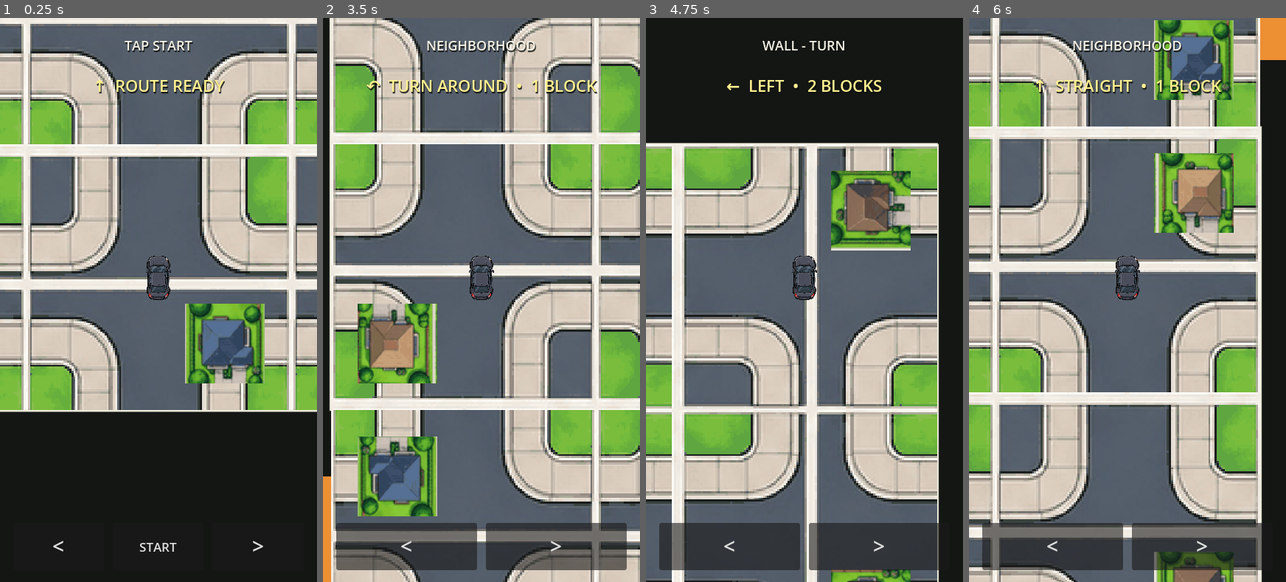
Above: before the commit, frames 1-4 (left to right).
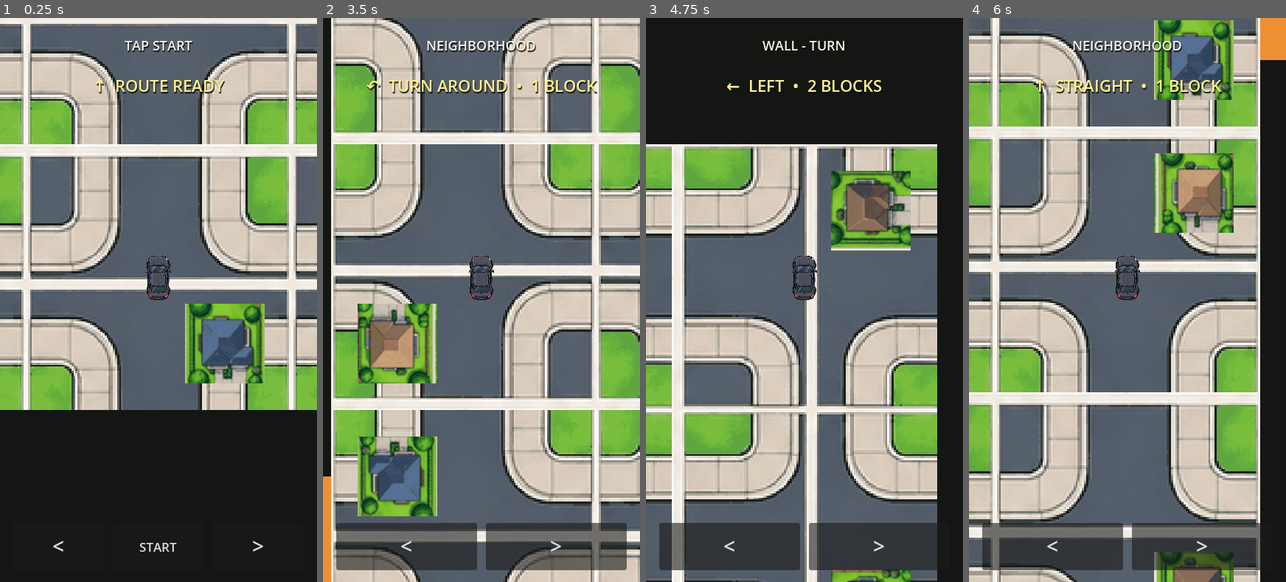
Above: after the commit, the same moments.

Repository: patrickcallahancomedy/comedian
Game: Godot game, scene res://scenes/drive/drive_module.tscn
Same seed, same stepped clock (60 frames per second), same inputs: the game is played once before the commit and once after it.
Inputs (mouse positions are in pixels of both pictures, inside the frame that each line leads up to):
- Up to frame 1 (0.25 s): no input
- Up to frame 2 (3.5 s): click "START" at 0.5 s; tap Enter (ui_accept) at 1.25, 1.52 s; move the mouse to (551, 271) at 1.27 s; hold Right 1.28-2 s; tap Space at 1.35, 2.85 s; click (551, 271) at 1.42 s; drag from (418, 328) to (465, 412) at 2.02 s; move the mouse to (513, 175) at 2.77 s; hold Right from 2.78 s (still down)
- Up to frame 3 (4.75 s): release Right at 3.5 s; drag from (788, 412) to (709, 215) at 3.52 s; move the mouse to (899, 384) at 4.27 s; hold Left from 4.28 s (still down); tap Space at 4.35 s; tap Enter (ui_accept) at 4.52 s
- Up to frame 4 (6 s): release Left at 5 s; click "<" at 5 s; drag from (1032, 215) to (1079, 159) at 5.77 s

The runs differ from the first frame. In frame 1, 0.4% of the frame differs, in the area x 0-100%, y 69-70%; in frame 2, 0.5%; in frame 3, 0.8%, in the area x 0-93%, y 22-100%; in frame 4, 0.5%.

Commit message:
Render neighborhood art in proven map draw path

Diff:
--- a/godot/scripts/drive/drive_grid_controller.gd
+++ b/godot/scripts/drive/drive_grid_controller.gd
@@ -10,6 +10,7 @@
 signal trip_finished(result: Dictionary)
 
 const MAP = preload("res://scripts/drive/drive_grid_map.gd")
+const NEIGHBORHOOD_TILE_TEXTURE = preload("res://assets/drive/neighborhood/neighborhood_intersection.png")
 
 const STEP_SECONDS := 1.0
 const TURN_SECONDS := 0.20
@@ -415,12 +416,7 @@
 func _draw() -> void:
 	draw_rect(Rect2(Vector2.ZERO, size), Color(0.08, 0.085, 0.08), true)
 
-	_draw_grid_zone(
-		MAP.NEIGHBORHOOD_RECT,
-		MAP.NEIGHBORHOOD_CELL,
-		NEIGHBORHOOD_COLOR
-	)
-	_draw_neighborhood_border_with_gate()
+	_draw_neighborhood_art()
 
 	_draw_world_rect(MAP.CONNECTOR_ONE_RECT, CONNECTOR_COLOR)
 	_draw_highway()
@@ -435,6 +431,38 @@
 
 	_draw_destination()
 	_draw_map_outline()
+
+
+func _draw_neighborhood_art() -> void:
+	# Draw the approved external neighborhood tile through the same CanvasItem
+	# path that already renders reliably in the web export.
+	var origin := (
+		player_screen_center
+		- (visual_world_position * WORLD_ZOOM).rotated(map_rotation)
+	)
+	draw_set_transform(
+		origin,
+		map_rotation,
+		Vector2.ONE * WORLD_ZOOM
+	)
+
+	for y in range(MAP.NEIGHBORHOOD_SIZE.y):
+		for x in range(MAP.NEIGHBORHOOD_SIZE.x):
+			var cell_rect := Rect2(
+				MAP.NEIGHBORHOOD_RECT.position + Vector2(
+					x * MAP.NEIGHBORHOOD_CELL,
+					y * MAP.NEIGHBORHOOD_CELL
+				),
+				Vector2.ONE * MAP.NEIGHBORHOOD_CELL
+			)
+			draw_texture_rect(
+				NEIGHBORHOOD_TILE_TEXTURE,
+				cell_rect,
+				false
+			)
+
+	# Restore normal screen-space drawing for the rest of the map.
+	draw_set_transform(Vector2.ZERO, 0.0, Vector2.ONE)
 
 
 func _draw_grid_zone(rect: Rect2, cell_size: int, color: Color) -> void:
